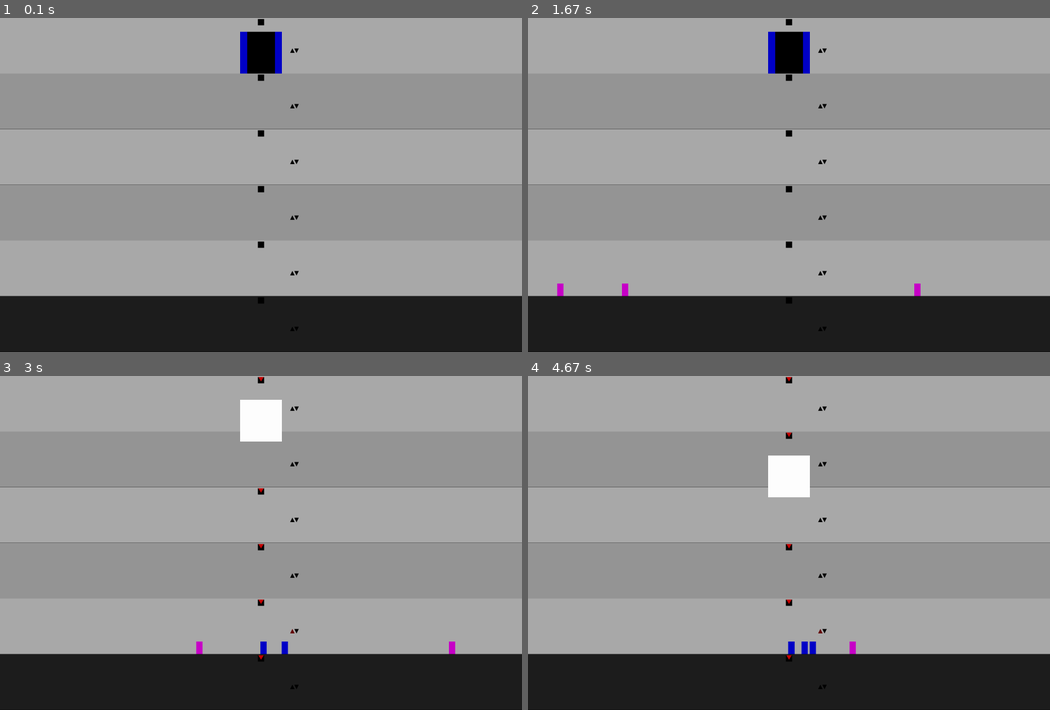
Above: before the commit, frames 1-4 (two rows, left to right).
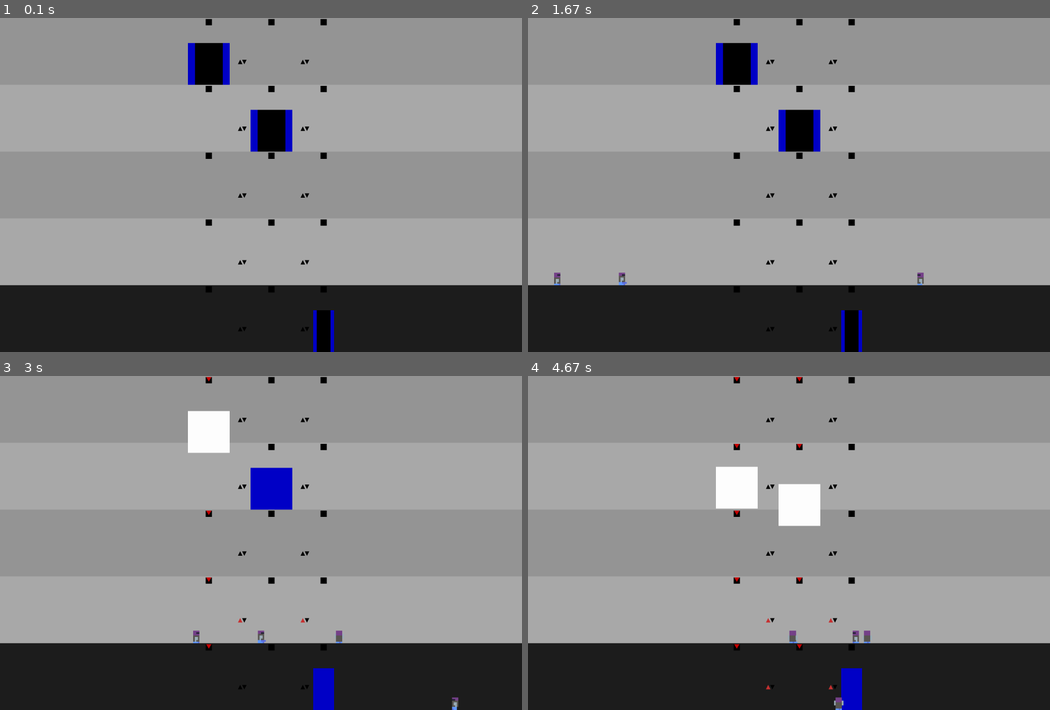
Above: after the commit, the same moments.

Repository: niklasdhein/EiP-Praktium-Aufzugssimulation
Game: pygame game, started from simulation.py
Same seed, same stepped clock (60 frames per second), same inputs: the game is played once before the commit and once after it.
Inputs:
- Up to frame 1 (0.1 s): no input
- Up to frame 2 (1.67 s): no input
- Up to frame 3 (3 s): no input
- Up to frame 4 (4.67 s): no input

The runs differ from the first frame. In frame 1, 7.9% of the frame differs, in the area x 0-100%, y 0-100%; in frame 2, 8.1%; in frame 3, 8.1%; in frame 4, 7.7%.

Commit message:
sprites und schöner

Diff:
--- a/config.json
+++ b/config.json
@@ -1,6 +1,6 @@
 {
-    "elevator_count": 1,
-    "level_count": 6,
+    "elevator_count": 3,
+    "level_count": 5,
     "big_elevator_spawn_probability": 0.3,
     "elevator_mode": "algorithm",
     "passenger_spawn_chance": 0.5,
--- a/elevator.py
+++ b/elevator.py
@@ -82,7 +82,7 @@
                 for passenger in self.passengers:
                     if self.current_level == passenger.target_level:     # kick out passengers at target
                         building_width = self.elevator_controller.building.width
-                        passenger.leave_elevator(-30 if random.random() <= 0.5 else building_width, self.target_level)
+                        passenger.leave_elevator(-60 if random.random() <= 0.5 else building_width, self.target_level)
                         self.passengers_transported += 1
                     else:
                         passengers_that_remain.append(passenger)
--- a/passenger.py
+++ b/passenger.py
@@ -7,12 +7,21 @@
     target_level: Level,
     patience: int,
     weight: int,
-    walk_speed: int) -> None:
+    walk_speed: int,
+    use_sprite: bool) -> None:
         self.current_level = current_level          # level the passenger is in currently
         self.target_level = target_level            # level the passenger wants to travel to
         self.patience = patience
         self.weight = weight
         self.walk_speed = walk_speed
+
+        self.use_sprite = use_sprite
+        self.shown_surface_index = 0
+        self.frametime = 0
+
+        self.left_loaded_surfaces = []
+        self.right_loaded_surfaces = []
+        self.idle_loaded_surfaces = []
 
         self.current_patience = self.patience
         self.walk_target_x = None
@@ -26,14 +35,68 @@
             "walking": False
         }
 
+        self.visible = True
+
         self.current_level.passengers.append(self)
 
+        if self.use_sprite:
+            image_directory = "./sprites/"
+            left_image_files = [
+                "walk_left_1.png",
+                "walk_left_2.png",
+                "walk_left_3.png",
+                "walk_left_4.png",
+                "walk_left_5.png",
+                "walk_left_6.png"
+            ]
+            right_image_files = [
+                "walk_right_1.png",
+                "walk_right_2.png",
+                "walk_right_3.png",
+                "walk_right_4.png",
+                "walk_right_5.png",
+                "walk_right_6.png"
+            ]
+            idle_image_files = [
+                "idle_1.png",
+                "idle_2.png",
+                "idle_3.png",
+                "idle_4.png",
+                "idle_5.png",
+                "idle_6.png",
+                "idle_7.png",
+                "idle_8.png",
+                "idle_9.png",
+                "idle_10.png"
+            ]
+
+            for image in left_image_files:
+                left_loaded_surface = pygame.image.load(image_directory + image)
+                left_loaded_surface = left_loaded_surface.convert_alpha()
+                left_loaded_surface = pygame.transform.scale(left_loaded_surface, (60, 60))
+
+                self.left_loaded_surfaces.append(left_loaded_surface)
+
+            for image in right_image_files:
+                right_loaded_surface = pygame.image.load(image_directory + image)
+                right_loaded_surface = right_loaded_surface.convert_alpha()
+                right_loaded_surface = pygame.transform.scale(right_loaded_surface, (60, 60))
+
+                self.right_loaded_surfaces.append(right_loaded_surface)
+
+            for image in idle_image_files:
+                idle_loaded_surface = pygame.image.load(image_directory + image)
+                idle_loaded_surface = idle_loaded_surface.convert_alpha()
+                idle_loaded_surface = pygame.transform.scale(idle_loaded_surface, (60, 60))
+
+                self.idle_loaded_surfaces.append(idle_loaded_surface)
+
         self.graphics = pygame.Rect(
-            -30 if random.random() <= 0.5 else self.current_level.building.width,
+            -60 if random.random() <= 0.5 else self.current_level.building.width,
             self.current_level.background_gfx.y + self.current_level.background_gfx.height - 60,
-            30,
+            60,
             60
-            )
+        )
 
         # spawn each passenger with target to walk towards elevators
         screen_center_x = self.current_level.building.width // 2
@@ -47,8 +110,7 @@
         self.current_level = new_level
         new_level.passengers.append(self)
         self.graphics.y = self.current_level.background_gfx.y + self.current_level.background_gfx.height - 60
-        self.graphics.width = 30
-        self.graphics.height = 60
+        self.visible = True
 
         self.set_target(target_x=target_x)
 
@@ -81,8 +143,8 @@
         or self.walk_direction == 1 and self.graphics.x >= self.walk_target_x:
             self.remove_target()
             if self.states["in_elevator"]:
-                self.graphics.width = 0
-                self.graphics.height = 0
+                self.visible = False
+
 
     def remove_target(self) -> None:
         self.graphics.x = self.walk_target_x
@@ -97,6 +159,9 @@
         if self.walk_target_x > self.graphics.x: self.walk_direction = 1
         elif self.walk_target_x < self.graphics.x: self.walk_direction = -1
         else: self.remove_target()
+
+        # reset animation each time the target changes
+        self.shown_surface_index = 0
 
     def update(self, dt: float, speed_multiplier: float) -> None:
         """
@@ -128,3 +193,14 @@
                 self.states["annoyed"] = True
                 self.set_target(self.current_level.building.width)
                 self.current_level.passengers_annoyed += 1
+
+        # change to next frame
+        if self.frametime >= 0.2:
+            if self.walk_direction != 0:
+                self.shown_surface_index = (self.shown_surface_index + 1) % 6
+            else:
+                self.shown_surface_index = (self.shown_surface_index + 1) % 10
+            self.frametime = 0
+
+        # update the time the current frame is shown
+        self.frametime += dt * speed_multiplier
--- a/simulation.py
+++ b/simulation.py
@@ -62,7 +62,7 @@
         # probabilty a passenger gets spawned
         if random.random() <= passenger_spawn_chance * speed_multiplier * dt:
             # spawn on base level (60% chance)
-            if random.random() <= 1:
+            if random.random() <= 0.6:
                 start_level = building.base_level
 
             # spawn on other random level
@@ -80,7 +80,8 @@
                     target_level=target_level,
                     weight=80,
                     walk_speed=200,
-                    patience=passenger_patience
+                    patience=passenger_patience,
+                    use_sprite=True
                 )
             )
 
@@ -100,6 +101,8 @@
                 pygame.draw.rect(screen, (150, 150, 150) if i % 2 == 0 else (170, 170, 170), level.background_gfx)
 
             # one elevator
+            call_color = (200, 50, 50)
+            no_call_color = (0, 0, 0)
             if len(elevator_controller.elevators) == 1:
                 elevator = elevator_controller.elevators[0]
                 x = elevator.graphics.x + elevator.graphics.width + (elevator_controller.elevator_margin_x - button_width) / 2
@@ -107,7 +110,7 @@
 
                 # up call-button
                 pygame.draw.polygon(screen,
-                (0, 0, 0) if not building.levels[i].up_pressed else (100, 0, 0),
+                no_call_color if not building.levels[i].up_pressed else call_color,
                 [
                     (x, y),
                     (x + button_width, y),
@@ -115,7 +118,7 @@
                 ])
                 # down call-button
                 pygame.draw.polygon(screen,
-                (0, 0, 0) if not building.levels[i].down_pressed else (100, 0, 0),
+                no_call_color if not building.levels[i].down_pressed else call_color,
                 [
                     (x + button_width, y - button_width),
                     (x + button_width * 2, y - button_width),
@@ -130,7 +133,7 @@
 
                     # up call-button
                     pygame.draw.polygon(screen,
-                    (0, 0, 0) if not building.levels[i].up_pressed else (100, 0, 0),
+                    no_call_color if not building.levels[i].up_pressed else call_color,
                     [
                         (x, y),
                         (x + button_width, y),
@@ -139,7 +142,7 @@
 
                     # down call-button
                     pygame.draw.polygon(screen,
-                    (0, 0, 0) if not building.levels[i].down_pressed else (100, 0, 0),
+                    no_call_color if not building.levels[i].down_pressed else call_color,
                     [
                         (x + button_width, y - button_width),
                         (x + button_width * 2, y - button_width),
@@ -184,20 +187,39 @@
     def draw_passengers() -> None:
         # draw passenger
         for passenger in passengers:
-            color = None
-            if passenger.states["walking"]:
-                if passenger.current_level != passenger.target_level:
-                    if not passenger.states["annoyed"]:
-                        color = (200, 0, 200)
+            if not passenger.visible: continue
+
+            # in case sprites are used
+            if passenger.use_sprite:
+                if passenger.walk_direction == -1:
+                    screen.blit(
+                        passenger.left_loaded_surfaces[passenger.shown_surface_index], passenger.graphics
+                    )
+                elif passenger.walk_direction == 1:
+                    screen.blit(
+                        passenger.right_loaded_surfaces[passenger.shown_surface_index], passenger.graphics
+                    )
+                else:
+                    screen.blit(
+                        passenger.idle_loaded_surfaces[passenger.shown_surface_index], passenger.graphics
+                    )
+
+            # in case rectangles are used
+            else:
+                color = None
+                if passenger.states["walking"]:
+                    if passenger.current_level != passenger.target_level:
+                        if not passenger.states["annoyed"]:
+                            color = (200, 0, 200)
+                        else:
+                            color = (255, 0, 0)
                     else:
-                        color = (255, 0, 0)
+                        color = (0, 200, 0)
+                elif passenger.states["elevator_called"]:
+                    color = (0, 0, 200)
                 else:
-                    color = (0, 200, 0)
-            elif passenger.states["elevator_called"]:
-                color = (0, 0, 200)
-            else:
-                color = (0, 0, 200)
-            pygame.draw.rect(screen, color, passenger.graphics)
+                    color = (0, 0, 200)
+                pygame.draw.rect(screen, color, passenger.graphics)
 
 
     # == before setup ==
Binary file added: sprites/idle_1.png
Binary file added: sprites/idle_10.png
Binary file added: sprites/idle_2.png
Binary file added: sprites/idle_3.png
Binary file added: sprites/idle_4.png
Binary file added: sprites/idle_5.png
Binary file added: sprites/idle_6.png
Binary file added: sprites/idle_7.png
Binary file added: sprites/idle_8.png
Binary file added: sprites/idle_9.png
Binary file added: sprites/walk_left_1.png
Binary file added: sprites/walk_left_2.png
(and 10 more such lines)
